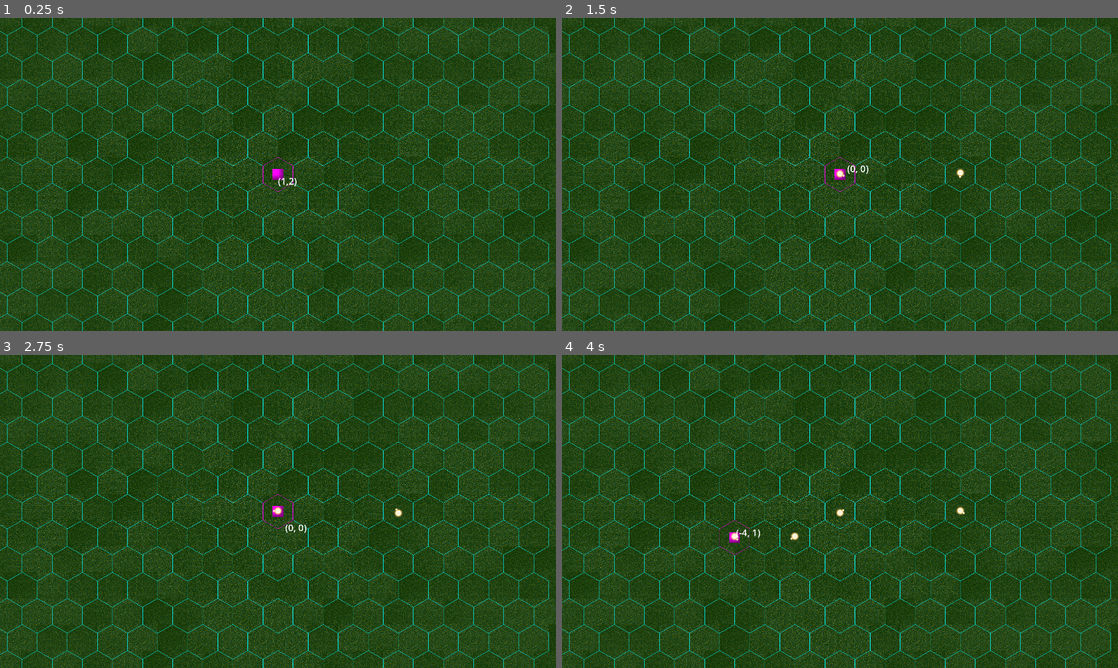
Above: before the commit, frames 1-4 (two rows, left to right).
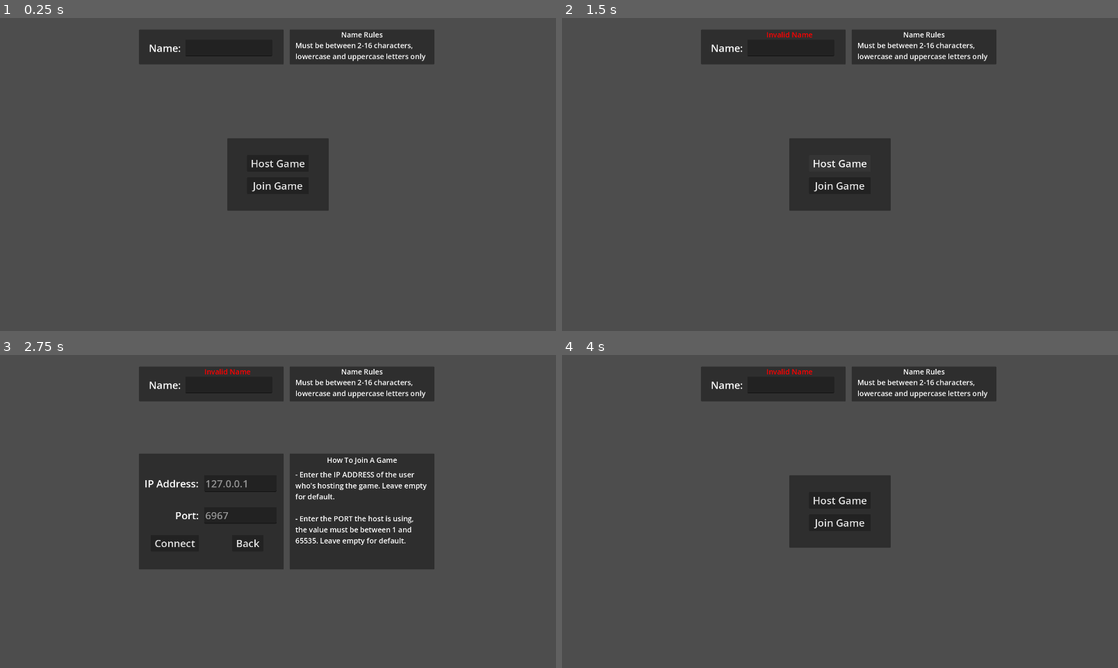
Above: after the commit, the same moments.

Repository: CUGG-2025-Puzzlers/hex-arena
Game: Godot game, scene res://scenes/title_screen.tscn
Same seed, same stepped clock (60 frames per second), same inputs: the game is played once before the commit and once after it. Before the commit the project starts from res://scenes/arena.tscn. The engine's default icon, where the game draws it, is replaced by a stand-in: a white triangle on a blue panel in a dark square.
Inputs (mouse positions are in pixels of both pictures, inside the frame that each line leads up to):
- Up to frame 1 (0.25 s): no input
- Up to frame 2 (1.5 s): tap Enter at 0.5 s; move the mouse to (962, 158) at 0.52 s; tap Space (fire_magic) at 0.6 s; click (962, 158) at 0.67 s; click (840, 161) at 1.25 s, where only the run after the commit has a clickable "Host Game"
- Up to frame 3 (2.75 s): click (278, 524) at 2 s, where only the run after the commit has a clickable "Join Game"
- Up to frame 4 (4 s): click (812, 542) at 2.75 s, where only the run after the commit has a clickable "Back"; tap Space (fire_magic) at 3.5 s; move the mouse to (728, 527) at 3.52 s; click (728, 527) at 3.6 s

The runs differ from the first frame. In frame 1, 100% of the frame differs, in the area x 0-100%, y 0-100%; in frame 2, 100%; in frame 3, 99%; in frame 4, 100%.

Commit message:
Set title screen as main scene

Diff:
--- a/project.godot
+++ b/project.godot
@@ -15,7 +15,7 @@
 [application]
 
 config/name="Hex Arena"
-run/main_scene="res://scenes/arena.tscn"
+run/main_scene="uid://bxue7p844nv7d"
 config/features=PackedStringArray("4.6", "Forward Plus")
 config/icon="res://assets/textures/icon.svg"
 
